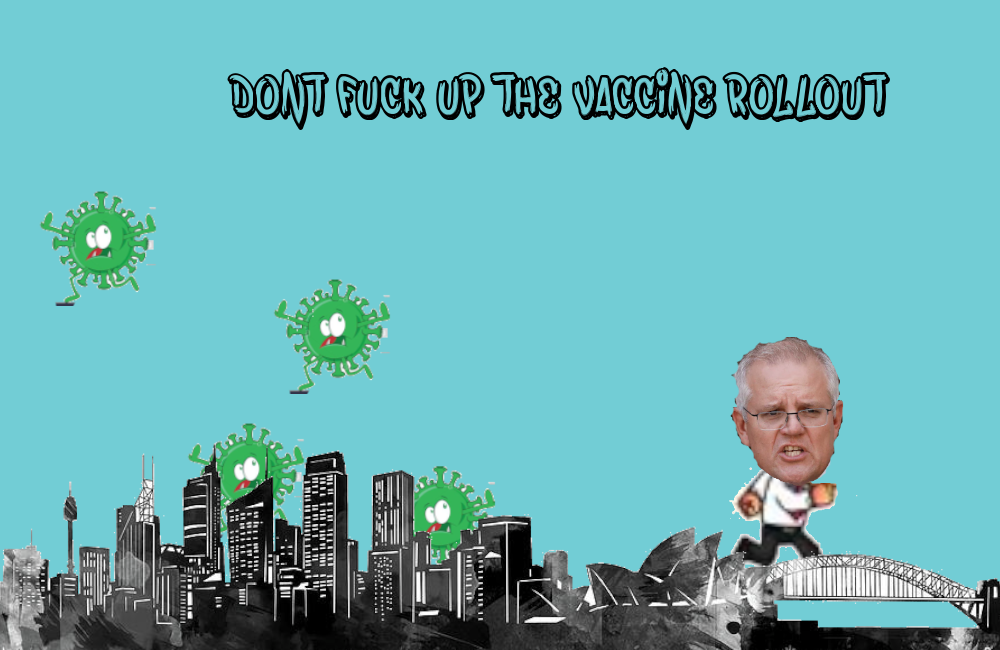
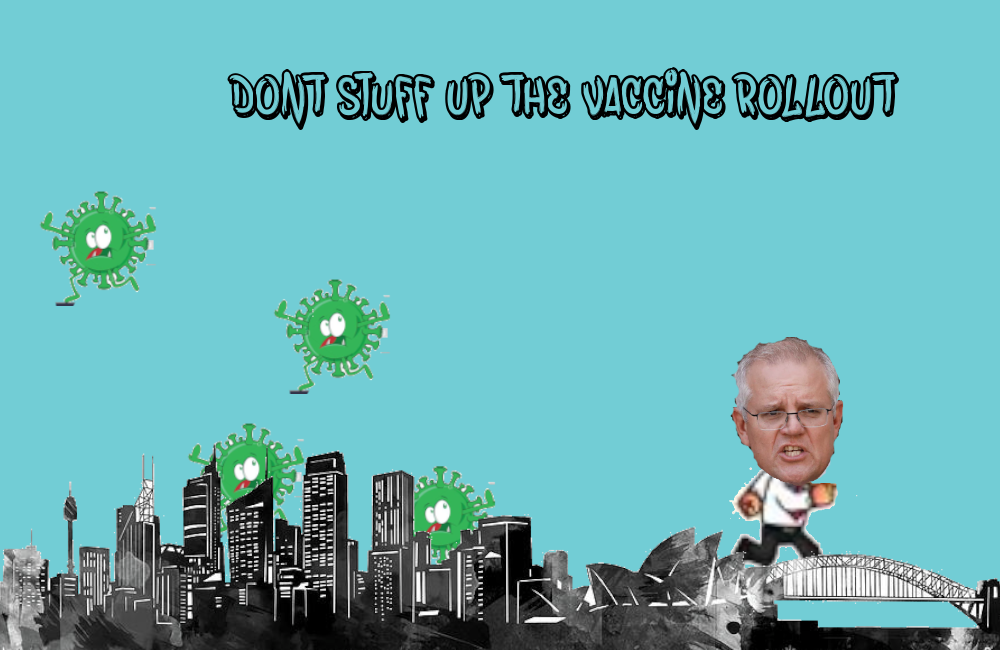
Layer changes from the first 1000×650 image to the second:
renamed "DONT FUCK UP THE VACCINE ROLLO..." to "DONT Stuff UP THE VACCINE ROLL...", painted on it over (336, 67, 899, 130)
